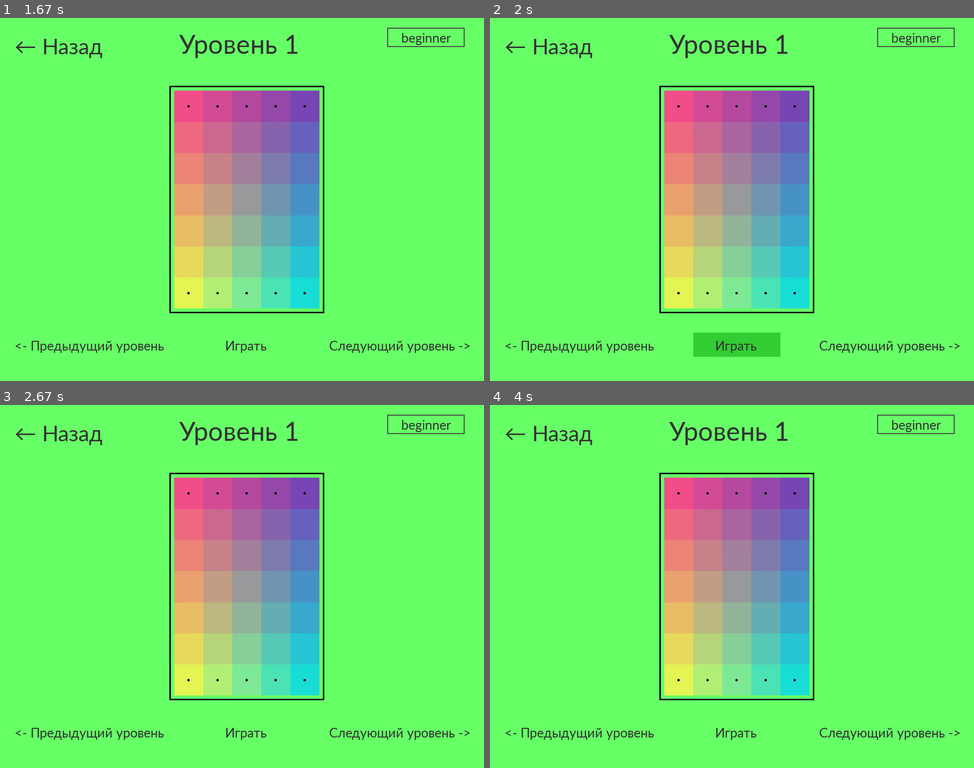
Above: before the commit, frames 1-4 (two rows, left to right).
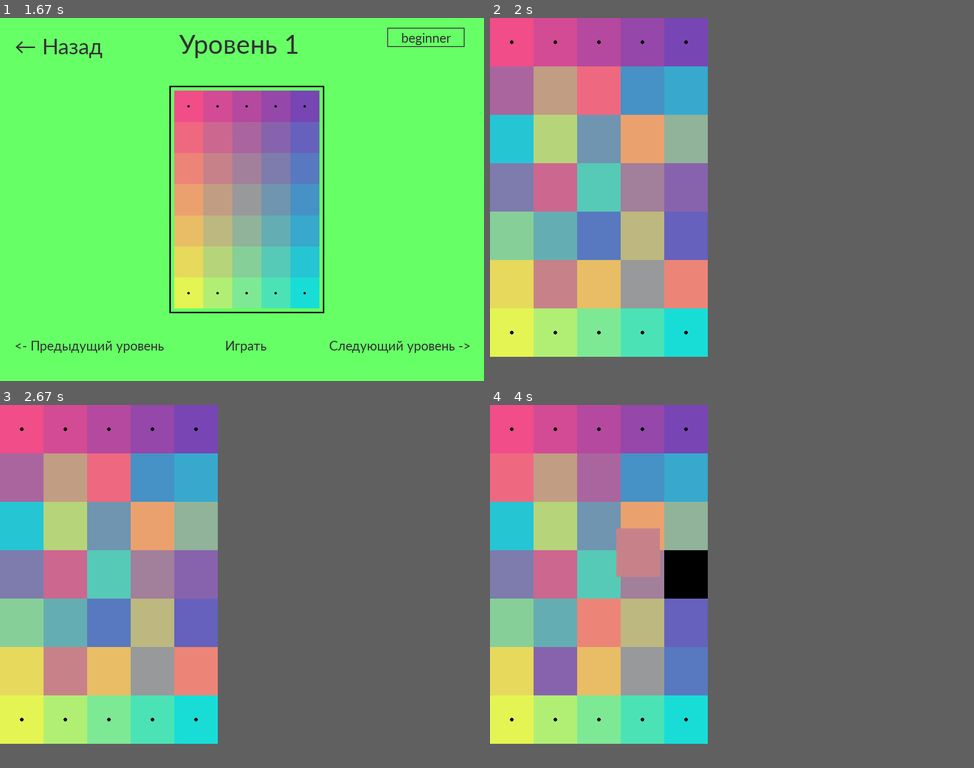
Above: after the commit, the same moments.

Repository: Angelina-ainel/PyGame-Project
Game: pygame game, started from menu.py
The game is run twice, just before and just after one commit, with the same random seed, the same clock (stepped at 60 frames per second) and the same inputs.
Inputs (mouse positions are in pixels of both pictures, inside the frame that each line leads up to):
- Up to frame 1 (1.67 s): press the mouse at (237, 228) at 0.37 s; move the mouse to (227, 163) at 0.47 s; release the mouse at (222, 101) at 0.6 s; press the mouse at (58, 43) at 0.7 s; move the mouse to (67, 174) at 0.8 s; release the mouse at (72, 304) at 0.93 s; click "Выбрать режим игры" at 1.05 s; click "Выбрать уровень" at 1.38 s
- Up to frame 2 (2 s): click "Играть" at 1.72 s
- Up to frame 3 (2.67 s): press the mouse at (19, 669) at 2.03 s; move the mouse to (106, 557) at 2.13 s; release the mouse at (188, 444) at 2.27 s
- Up to frame 4 (4 s): press the mouse at (683, 575) at 2.87 s; move the mouse to (615, 626) at 2.97 s; release the mouse at (543, 680) at 3.1 s; press the mouse at (596, 477) at 3.2 s; move the mouse to (562, 473) at 3.3 s; release the mouse at (523, 473) at 3.43 s; press the mouse at (683, 669) at 3.53 s; move the mouse to (640, 640) at 3.63 s; release the mouse at (596, 611) at 3.77 s; press the mouse at (683, 575) at 3.87 s; move the mouse to (640, 553) at 3.97 s
In our replay, in frame 2 the window is 1000x750 before the commit and 450x700 after it. These sizes can differ from the game's own. Grey fills any space a smaller window leaves; there, only what the larger window draws over its background counts as a difference.

Frame 1 is identical in both runs. In frame 2, 57% of the frame differs, in the area x 0-98%, y 0-94%; in frame 3, 56%; in frame 4, 56%.

Commit message:
haven't done game yet

Diff:
--- a/field.py
+++ b/field.py
@@ -15,7 +15,7 @@
 pg.init()
 width, height = size = 490, 720
 screen = pg.display.set_mode(size)
-count = 0
+count_moves = 0
 
 
 class Element(pg.sprite.Sprite):
@@ -65,8 +65,8 @@
                         self.rect.topleft, change_places.rect.topleft = change_places.rect.topleft, \
                                                                         self.pushed_elem_topleft
                         self.id, change_places.id = change_places.id, self.id
-                        global count
-                        count += 1
+                        global count_moves
+                        count_moves  += 1
                     else:
                         self.rect.topleft = self.pushed_elem_topleft
                 else:
@@ -84,8 +84,8 @@
         self.width = width
         self.height = height
         self.left = 0
-        self.top = 75
-        self.cell_size = 75
+        self.top = 0
+        self.cell_size = 55, 60
         self.left_top = color1
         self.right_top = color2
         self.left_bottom = color3
@@ -182,8 +182,8 @@
     for scale in (15, 20, 25):
         fire.append(pg.transform.scale(fire[0], (scale, scale)))
 
-    def __init__(self, pos, dx, dy):
-        super().__init__(all_sprites)
+    def __init__(self, pos, dx, dy, group):
+        super().__init__(group)
         self.image = random.choice(self.fire)
         self.rect = self.image.get_rect()
         self.velocity = [dx, dy]
@@ -203,7 +203,7 @@
     particle_count = 30
     numbers = range(-6, 7)
     for _ in range(particle_count):
-        Particle(position, random.choice(numbers), random.choice(numbers))
+        Particle(position, random.choice(numbers), random.choice(numbers), group)
 
 
 if __name__ == '__main__':
@@ -226,7 +226,6 @@
     fps = 30
     clock = pg.time.Clock()
     create_particles((width // 2, height // 6), all_sprites)
-    time = 0
     while running:
         for event in pg.event.get():
             if event.type == pg.QUIT:
@@ -242,8 +241,7 @@
             if not all_sprites:
                 running = False
         pg.display.flip()
-    print(time)
     print('Змечательно! вы завершили уровень!')
-    print(count)
+    print(count_moves)
     count = 0
     pg.quit()
--- a/menu.py
+++ b/menu.py
@@ -27,7 +27,9 @@
 current_levels = ['beginner_1.jpg', 'beginner_2.jpg', 'beginner_3.jpg', 'beginner_16.jpg', 'beginner_17.jpg']
 c = 0
 current_level = current_levels[c]
-#
+
+
+count_moves = 0
 
 next_count = 0
 previous_count = 0
@@ -158,7 +160,60 @@
     time.sleep(0.25)
 
 
-# def
+def game():
+    query = '''SELECT levels.left_top, levels.right_top, levels.left_bottom, levels.right_bottom, levels.size,
+levels.cell_size, templates.type, difficulties.difficulty
+FROM levels INNER JOIN templates ON templates.id = levels.template
+INNER JOIN difficulties ON difficulties.id = levels.difficulty
+WHERE levels.difficulty = (SELECT difficulties.id WHERE difficulties.difficulty = ?) AND levels.id = ?'''
+    pg.init()
+    difficulty, id = current_level[:-4].split('_')
+    res = cur.execute(query, (difficulty, int(id))).fetchone()
+    all_sprites = pg.sprite.Group()
+    field_size = tuple(map(int, res[4].split('*')))
+    cell_size = tuple(map(lambda x: int(x) * 2, res[5].split('*')))
+    print(cell_size)
+    w, h = screen_size = cell_size[0] * field_size[0], cell_size[1] * field_size[1]
+    playing_screen = pg.display.set_mode(screen_size)
+    left_top = np.array(ImageColor.getcolor(res[0], "RGB"))
+    right_top = np.array(ImageColor.getcolor(res[1], "RGB"))
+    left_bottom = np.array(ImageColor.getcolor(res[2], "RGB"))
+    right_bottom = np.array(ImageColor.getcolor(res[3], "RGB"))
+    scheme = Field(*field_size, left_top, right_top, left_bottom, right_bottom, res[6])
+    scheme.set_view(0, 0, cell_size)
+    scheme.render()
+    screen2 = pg.Surface(size)
+    scheme_helping = Field(*field_size, left_top, right_top, left_bottom, right_bottom,'no_fixed')
+    scheme.set_view(0, 0, cell_size)
+    scheme_helping.render()
+    scheme_helping.sprite_group1.draw(screen2)
+    scheme.mix_elements()
+    fps = 30
+    clock = pg.time.Clock()
+    create_particles((width // 2, height // 6), all_sprites)
+    running = True
+    while running:
+        for event in pg.event.get():
+            if event.type == pg.QUIT:
+                switch_scene(levels)
+                # running = False
+            scheme.sprite_group1.update(event)
+        playing_screen.fill((0, 0, 0))
+        scheme.sprite_group1.draw(playing_screen)
+        if [sprite.id for sprite in scheme.sprite_group2.sprites()] == \
+                list(range(1, field_size[0] * field_size[1] + 1)):  # width * height + 1
+            all_sprites.update()
+            playing_screen.blit(screen2, (0, 0))
+            all_sprites.draw(playing_screen)
+            t = clock.tick(fps)
+            if not all_sprites:
+                print('Вы прошли уровень!')
+                switch_scene(levels)
+                # running = False
+                # тут должен появляться результат пользователя(count_moves) и поощрительные слова
+        pg.display.flip()
+    # print(count_moves)
+
 
 def menu():
     global t_font
@@ -305,7 +360,7 @@
             s = s[0][-2:]
             text_surface = t_font.render(f'Уровень {int(s) + 2}', True, (50, 50, 50))
             screen.blit(text_surface, (370, 20))
-        play.draw(420, 650, '     Играть', font_size=30)
+        play.draw(420, 650, '     Играть', game, font_size=30)
         image = load_image(current_level)
 
         x, y = 350, 140
